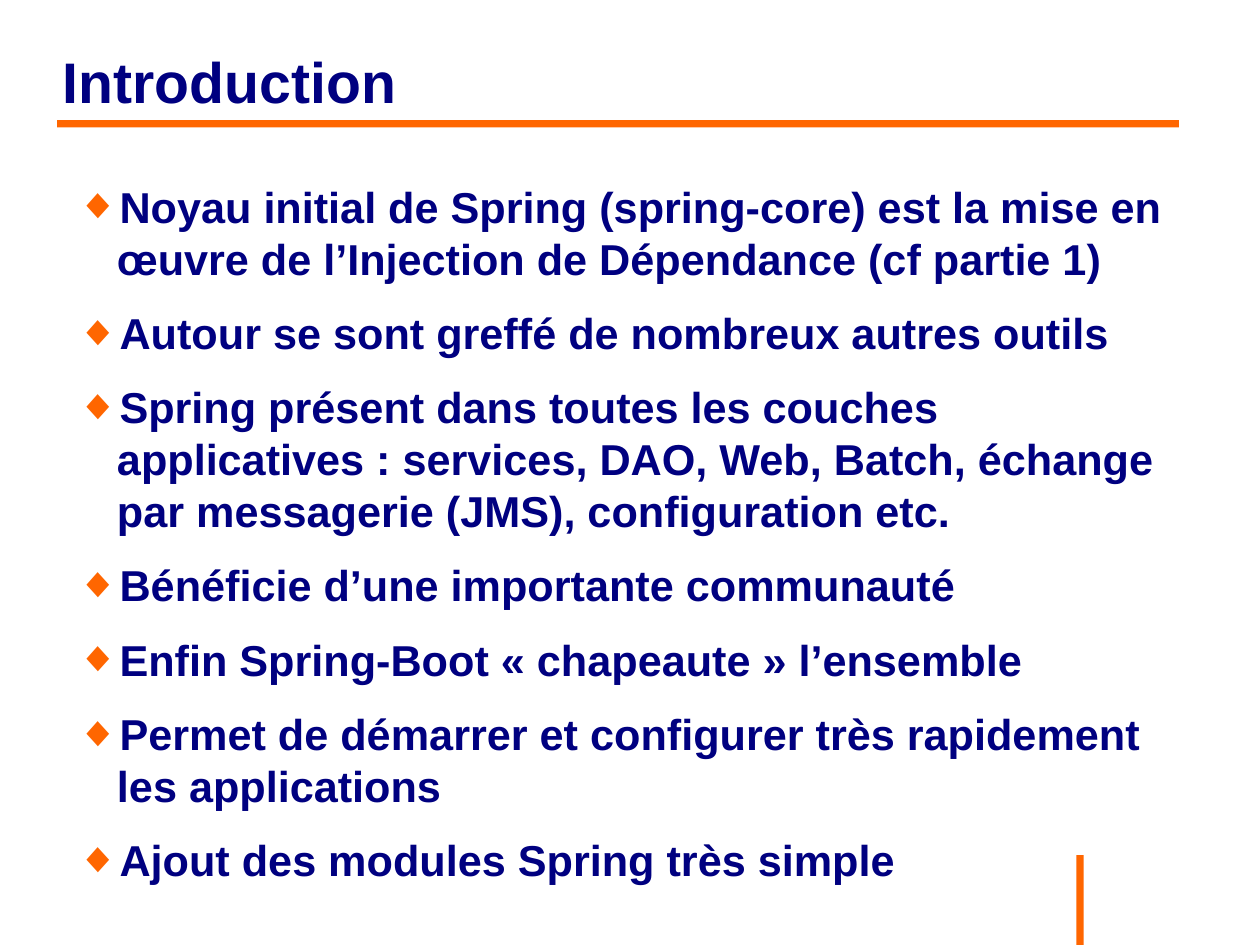
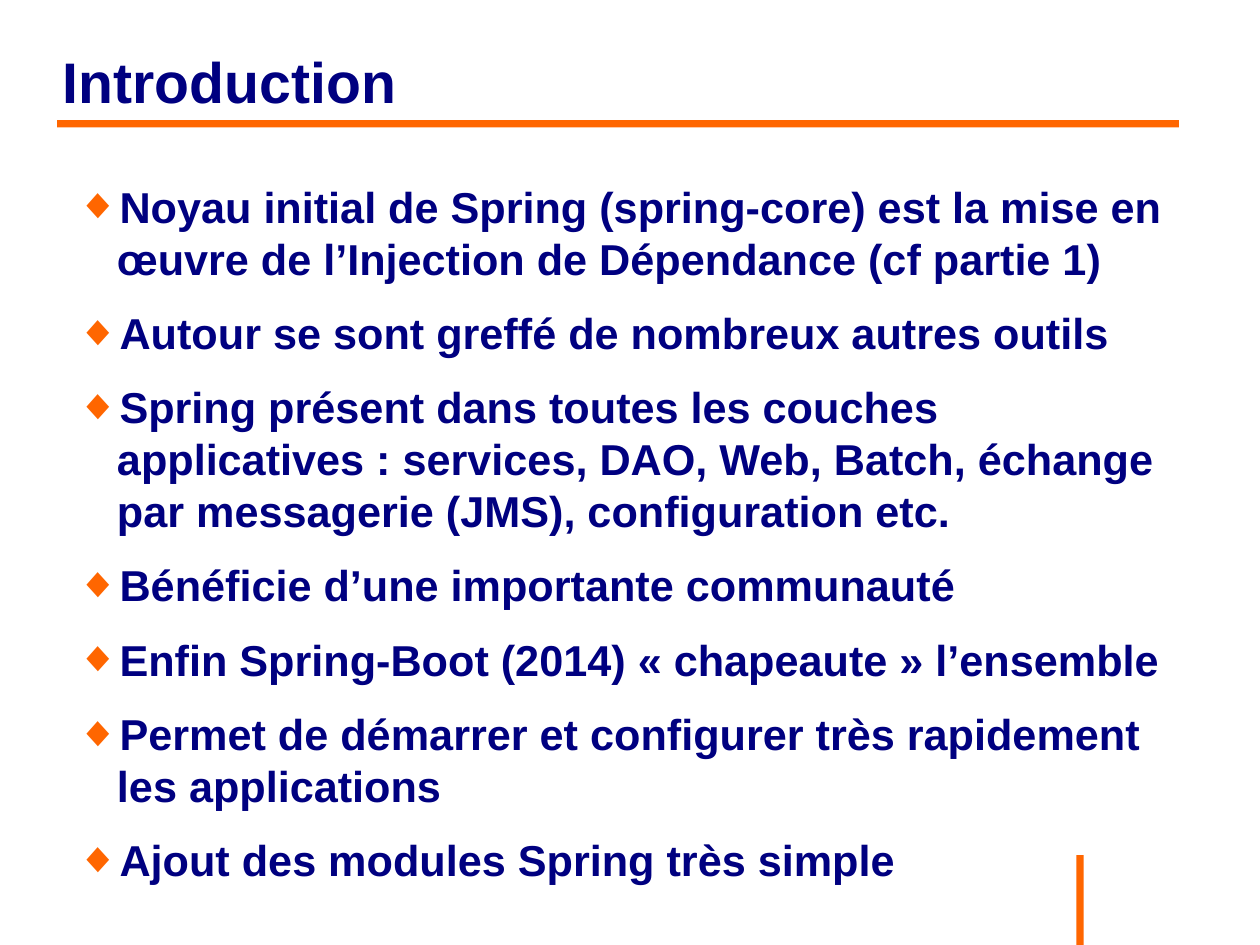
Before and after one commit to philphils/formation-spring, a slide deck: slide 6 of Documentation/diapo_formation_spring.odp. Drawn at 1260x945 pixels with LibreOffice and Linux fonts; fonts in the diff are those of the drawing; background and template pictures are left out. Boxes give left, top, right and bottom in pixels: in the first picture for what was removed or moved away, otherwise in the second. Text is boxed around its words. In the diff, an @@ line names an element or a change of style, - is before the commit and + after.

Commit message:
Ajout spring hateoas

```diff
--- a/Documentation/diapo_formation_spring.odp
+++ b/Documentation/diapo_formation_spring.odp
@@ text at bbox=[120, 644, 1158, 684]: text changed @@
-◆ Enfin Spring-Boot « chapeaute » l’ensemble
+◆ Enfin Spring-Boot (2014) « chapeaute » l’ensemble
```
Also in this commit, not shown: 1 other slide changed.
